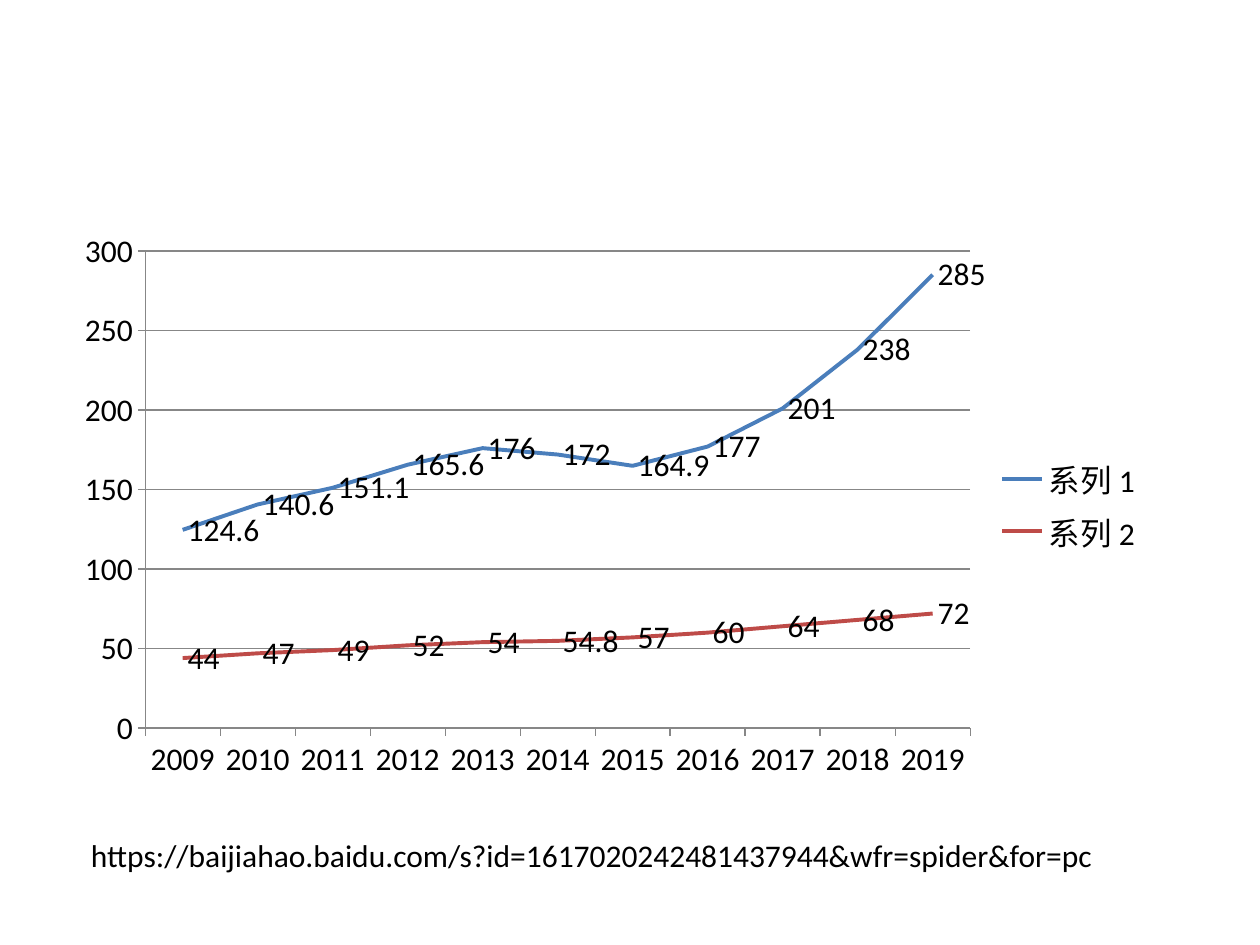
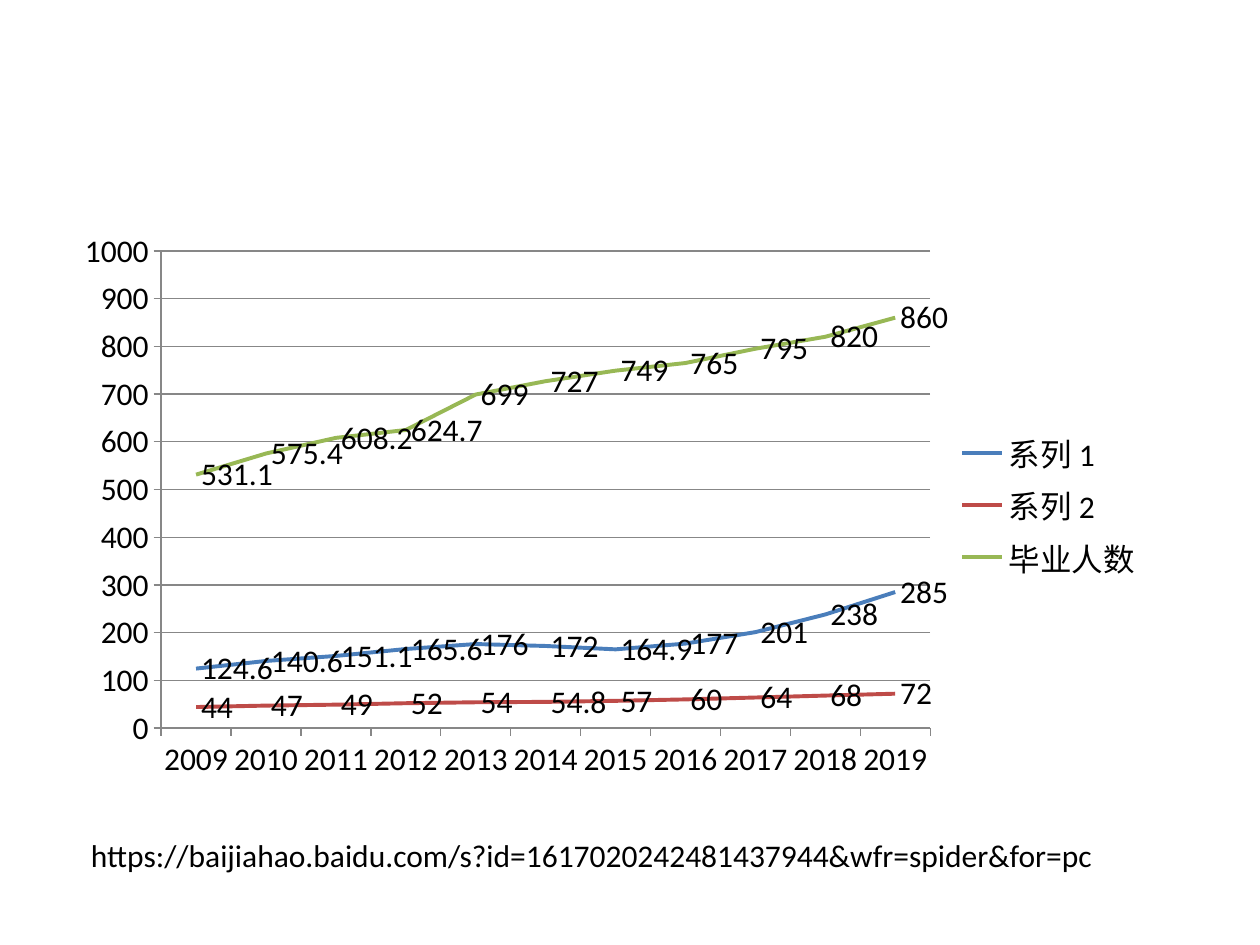
Before and after one commit to ariesdm2/zyker, a slide deck: slide 2 of 专业客.pptx. Drawn at 1260x945 pixels with LibreOffice and Linux fonts; fonts in the diff are those of the drawing. Boxes give left, top, right and bottom in pixels: in the first picture for what was removed or moved away, otherwise in the second. Text is boxed around its words. In the diff, an @@ line names an element or a change of style, - is before the commit and + after.

```diff
--- a/专业客.pptx
+++ b/专业客.pptx
@@ line chart at (63, 220, 1155, 790) @@
+毕业人数: 531.1, 575.4, 608.2, 624.7, 699, 727, 749, 765, 795, 820, 860
```
Also in this commit, not shown: 6 other files.
